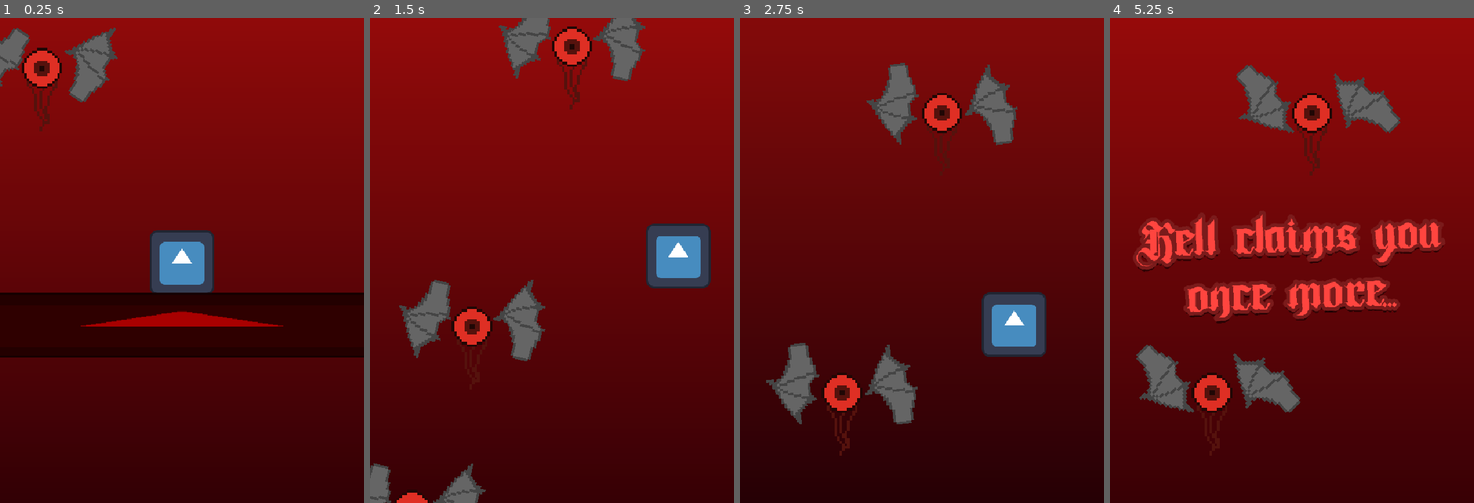
Above: before the commit, frames 1-4 (left to right).
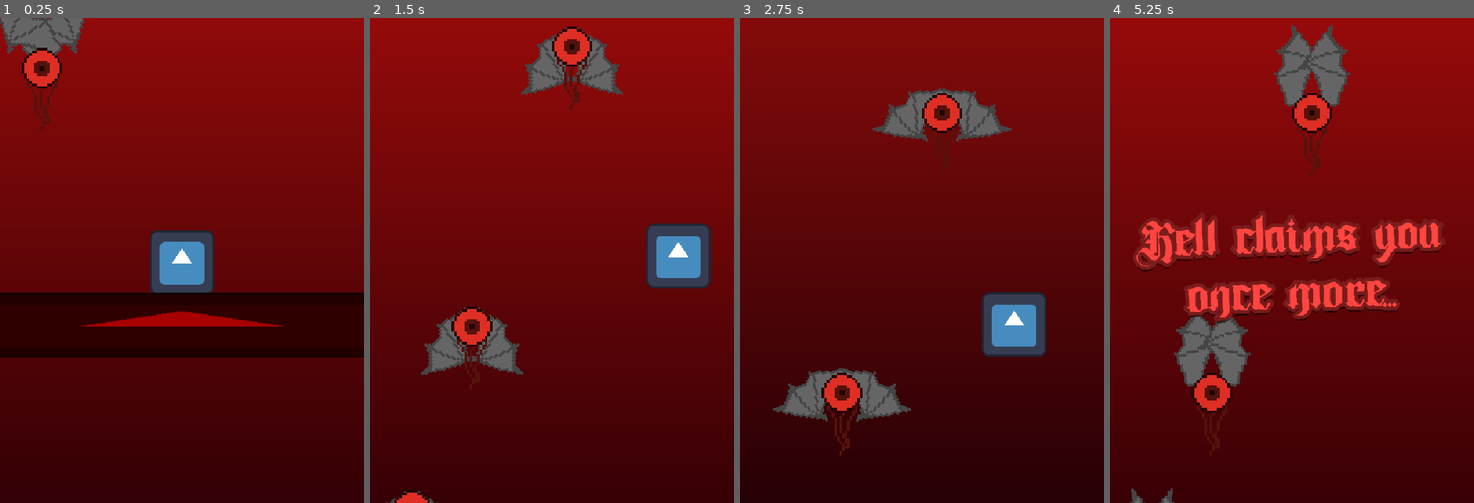
Above: after the commit, the same moments.

Repository: Lucas-Coutinho-Cunha/Gamejam-6hrs
Game: Godot game, scene res://scenes/map.tscn
Same seed, same stepped clock (60 frames per second), same inputs: the game is played once before the commit and once after it. The engine's default icon, where the game draws it, is replaced by a stand-in: a white triangle on a blue panel in a dark square.
Inputs (mouse positions are in pixels of both pictures, inside the frame that each line leads up to):
- Up to frame 1 (0.25 s): no input
- Up to frame 2 (1.5 s): move the mouse to (632, 236) at 0.52 s; hold D (right) from 0.53 s (still down); tap Space (attack) at 0.6 s; move the mouse to (479, 284) at 1.27 s; tap W (bounce) at 1.35 s
- Up to frame 3 (2.75 s): move the mouse to (958, 153) at 2.02 s; release D (right) at 2.03 s; hold A (left) from 2.03 s (still down); click (958, 153) at 2.1 s
- Up to frame 4 (5.25 s): move the mouse to (1273, 357) at 2.77 s; release A (left) at 2.78 s; hold D (right) 2.78-4.28 s; tap Space (attack) at 2.85, 5.1 s; move the mouse to (1401, 333) at 3.52 s; tap W (bounce) at 3.6 s; move the mouse to (1182, 187) at 4.27 s; hold A (left) 4.28-5.03 s; click (1182, 187) at 4.35 s; move the mouse to (1310, 260) at 5.02 s; hold D (right) from 5.03 s (still down)

The runs differ from the first frame. In frame 1, 2.7% of the frame differs, in the area x 0-33%, y 0-18%; in frame 2, 8.3%; in frame 3, 6.1%; in frame 4, 8.6%, in the area x 5-80%, y 1-100%.

Commit message:
uptodate

Diff:
--- a/scenes/enemy.tscn
+++ b/scenes/enemy.tscn
@@ -28,14 +28,16 @@
 shape = SubResource("CircleShape2D_bghhj")
 
 [node name="WingL" type="Sprite2D" parent="." unique_id=47695021]
-position = Vector2(-95.999985, -55.999992)
+position = Vector2(-15.999994, -55.999992)
 scale = Vector2(5, 5)
 texture = ExtResource("3_nenq2")
+offset = Vector2(-16, 0)
 
 [node name="WingR" type="Sprite2D" parent="." unique_id=616823498]
-position = Vector2(95.999985, -55.999992)
+position = Vector2(15.999985, -55.999992)
 scale = Vector2(5, 5)
 texture = ExtResource("4_md484")
+offset = Vector2(16, 0)
 
 [node name="Body" type="Sprite2D" parent="." unique_id=1044585622]
 material = SubResource("ShaderMaterial_44saq")
--- a/scripts/enemy.gd
+++ b/scripts/enemy.gd
@@ -20,8 +20,8 @@
 		4: helmet.visible = false; spikes.visible = false;
 
 func _process(_delta: float) -> void:
-	wing_l.rotate(sin(Time.get_ticks_msec() * 0.01))
-	wing_r.rotate(sin(Time.get_ticks_msec() * 0.01))
+	wing_l.rotate(sin(Time.get_ticks_msec()*0.0001)* 0.5)
+	wing_r.rotate(-sin(Time.get_ticks_msec()*0.0001)* 0.5)
 	if is_dead:
 		rotation += 0.2
 		scale -= Vector2(0.01, 0.01)
